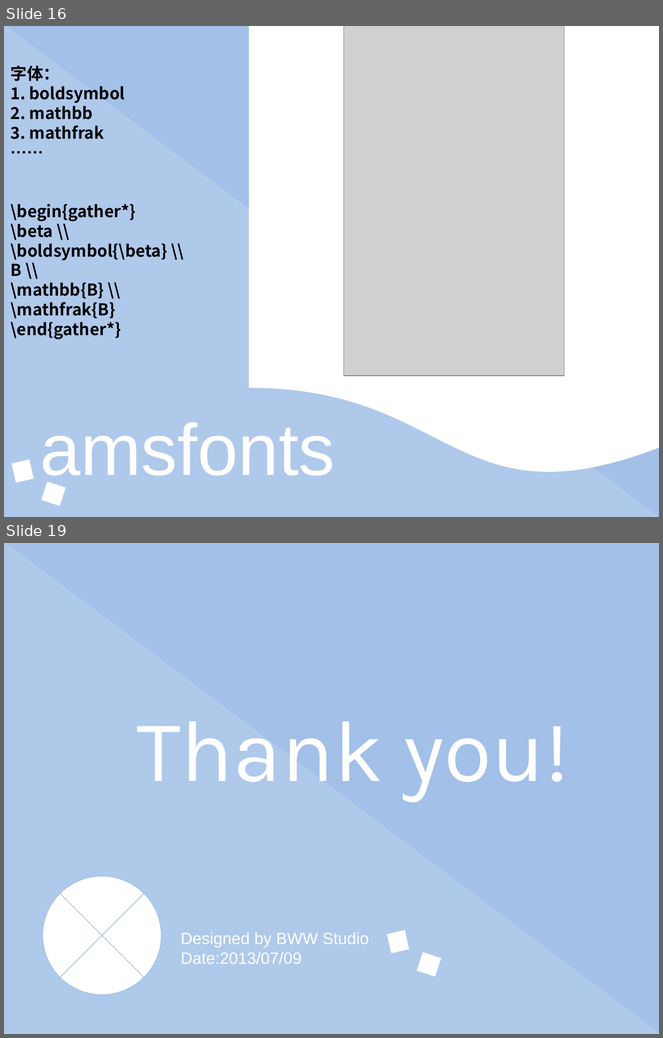
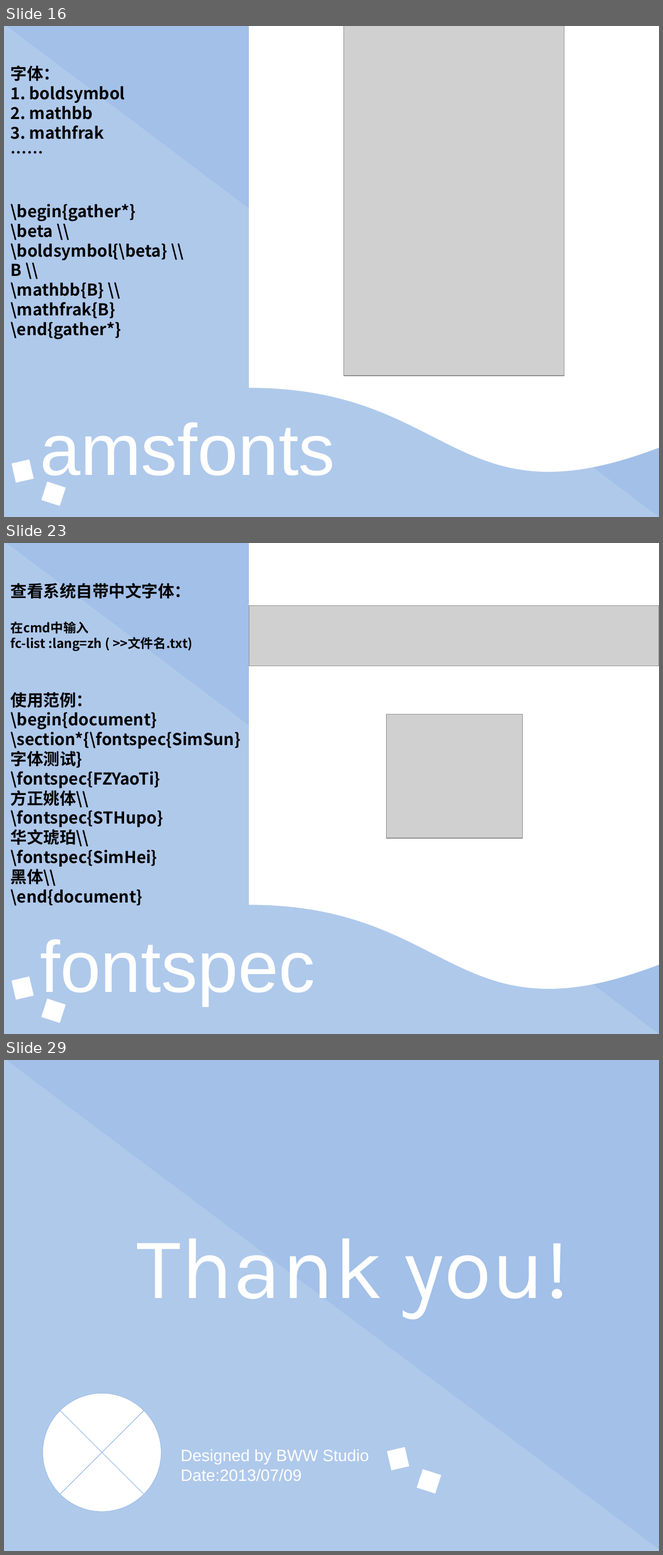
Before and after one commit to eesast/lectures, a slide deck: drafts/latex/常用宏包及其他高阶内容.pptx. Shown one above the other, each under a label of ours: slides 16 and 19 before the commit, slides 16, 23 and 29 after it; the slides between them are not shown. The pictures are 663x1038 and 663x1555 pixels, drawn with LibreOffice and Linux fonts; fonts in the diff are those of the drawing; grey boxes stand for pictures. Boxes give left, top, right and bottom in pixels: in the first picture for what was removed or moved away, otherwise in the second. Text is boxed around its words. In the diff, an @@ line names an element or a change of style, - is before the commit and + after.

```diff
--- a/drafts/latex/常用宏包及其他高阶内容.pptx
+++ b/drafts/latex/常用宏包及其他高阶内容.pptx
@@ slide 23 added at (x1=4, y1=543, x2=659, y2=1034), background #FFFFFF @@
@@ right triangle added at (x1=4, y1=543, x2=659, y2=1034), fill #A2C0E8 at 85% opacity @@
@@ right triangle added at (x1=4, y1=543, x2=659, y2=1034), fill #A2C0E8 @@
@@ flow chart document added at (x1=249, y1=543, x2=659, y2=995), fill #FFFFFF @@
@@ text added at (x1=11, y1=583, x2=241, y2=906), 18 pt, text #000000, bold @@
+查看系统自带中文字体：
+在cmd中输入
+fc-list :lang=zh ( >>文件名.txt)
+使用范例：
+\begin{document}
+\section*{\fontspec{SimSun}字体测试}
+\fontspec{FZYaoTi}
+方正姚体\\
+\fontspec{STHupo}
+华文琥珀\\
+\fontspec{SimHei}
+黑体\\
+\end{document}
@@ picture added at (x1=249, y1=606, x2=659, y2=666) @@
@@ picture added at (x1=386, y1=714, x2=522, y2=838) @@
@@ text added at (x1=40, y1=940, x2=315, y2=1005), 80 pt, text #FFFFFF @@
+fontspec
@@ rectangle added at (x1=11, y1=977, x2=34, y2=1000), fill #FFFFFF @@
@@ rectangle added at (x1=41, y1=999, x2=66, y2=1024), fill #FFFFFF @@
@@ what was slide 19 is now slide 29 @@
```
Also in this commit, not shown: 1 slide changed, 12 other slides added, 3 slides removed, 1 other file.
